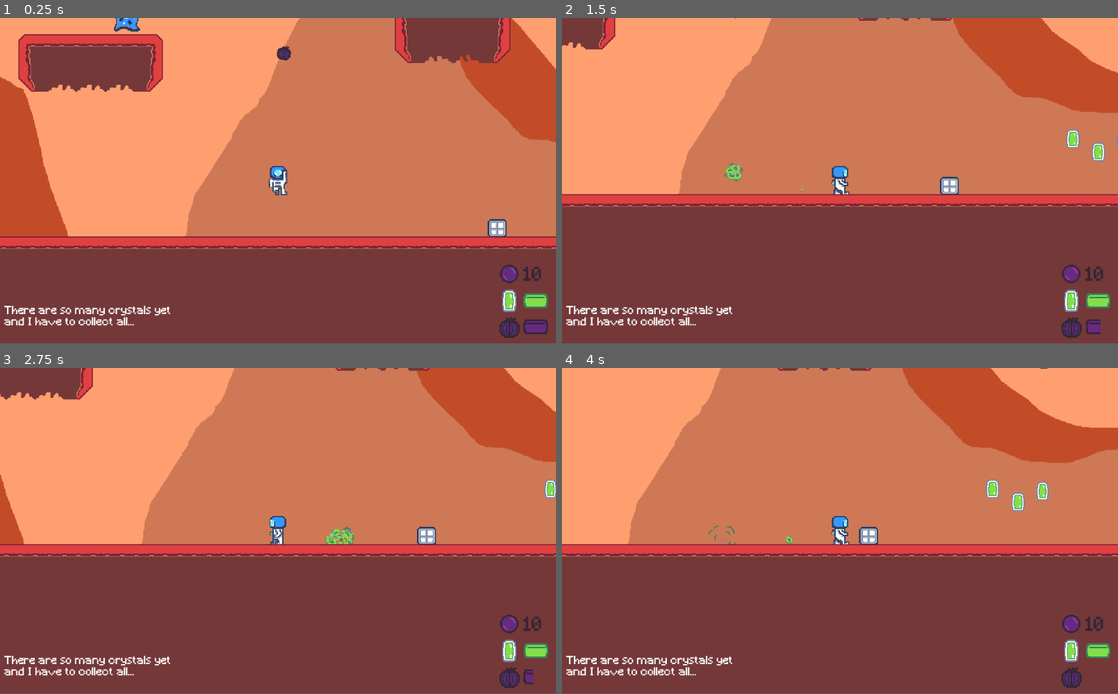
Above: before the commit, frames 1-4 (two rows, left to right).
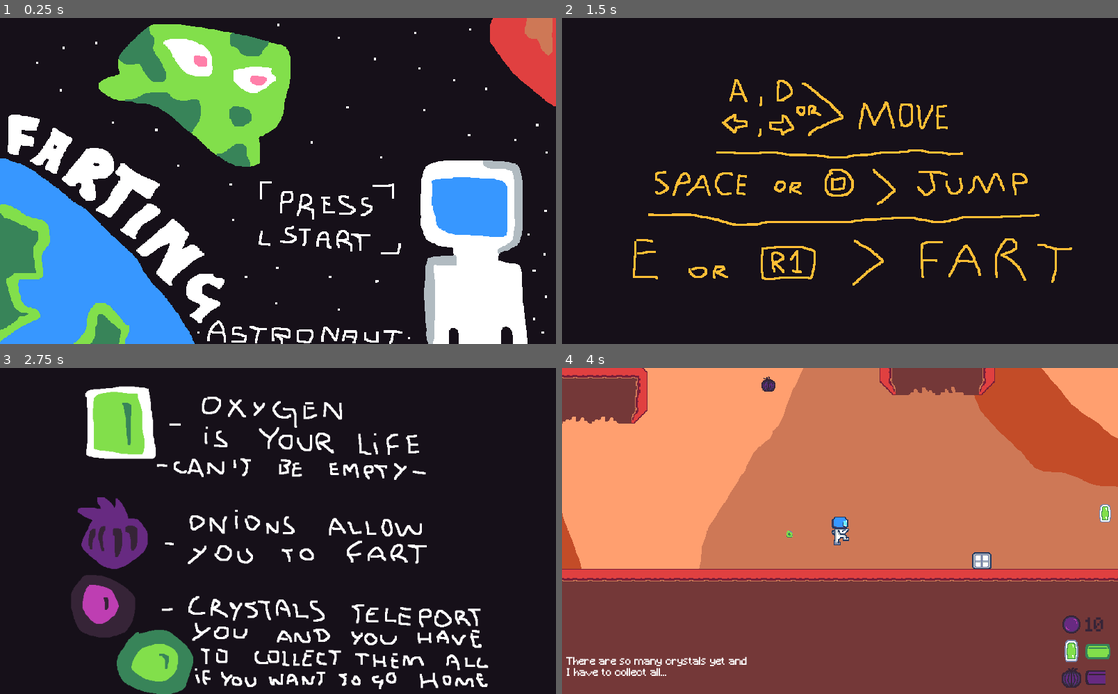
Above: after the commit, the same moments.

Repository: LucasFazzi/test_game_Godot_Astronaut
Game: Godot game, scene res://Scenes/Levels/Start_Screen.tscn
Two runs of this game, one before a commit and one after it. Both use one fixed random seed, a clock stepped at 60 frames per second and the inputs below. Before the commit the project starts from res://Scenes/Levels/Level_1.tscn.
Inputs:
- Up to frame 1 (0.25 s): no input
- Up to frame 2 (1.5 s): hold D (move_right) from 0.53 s (still down); tap E (make_fart) at 0.6, 1.35 s; tap Space (move_jump) at 0.77 s
- Up to frame 3 (2.75 s): tap Space (move_jump) at 1.52 s; release D (move_right) at 2.03 s; hold A (move_left) from 2.03 s (still down); tap E (make_fart) at 2.1 s
- Up to frame 4 (4 s): release A (move_left) at 2.78 s; hold D (move_right) from 2.78 s (still down); tap E (make_fart) at 2.85, 3.6 s; tap Space (move_jump) at 3.02, 3.77 s
In our replay, the window is 800x468 before the commit and 800x469 after it. These sizes can differ from the game's own. Grey fills any space a smaller window leaves; there, only what the larger window draws over its background counts as a difference.

The runs differ from the first frame. In frame 1, 100% of the frame differs, in the area x 0-100%, y 0-100%; in frame 2, 100%; in frame 3, 100%; in frame 4, 29%.

Commit message:
Add files via upload

Diff:
--- a/project.godot
+++ b/project.godot
@@ -16,7 +16,7 @@
 [application]
 
 config/name="Astrounaut"
-run/main_scene="res://Scenes/Levels/Level_1.tscn"
+run/main_scene="res://Scenes/Levels/Start_Screen.tscn"
 config/icon="res://icon.png"
 
 [autoload]
@@ -47,6 +47,10 @@
 gdscript/warnings/function_used_as_property=false
 gdscript/warnings/integer_division=false
 gdscript/warnings/deprecated_keyword=false
+
+[display]
+
+window/stretch/mode="2d"
 
 [input]
 
@@ -126,6 +130,11 @@
 , Object(InputEventJoypadButton,"resource_local_to_scene":false,"resource_name":"","device":-1,"button_index":5,"pressure":0.0,"pressed":false,"script":null)
  ]
 }
+start={
+"deadzone": 0.5,
+"events": [ Object(InputEventJoypadButton,"resource_local_to_scene":false,"resource_name":"","device":0,"button_index":11,"pressure":0.0,"pressed":false,"script":null)
+ ]
+}
 
 [layer_names]
 
@@ -137,6 +146,7 @@
 2d_physics/layer_6="Enemy_Shot"
 2d_physics/layer_7="Invisible_Wall"
 2d_physics/layer_8="Enemy_FOV"
+2d_physics/layer_9="Itens"
 
 [rendering]
 
Not shown, changed: export_presets.cfg
